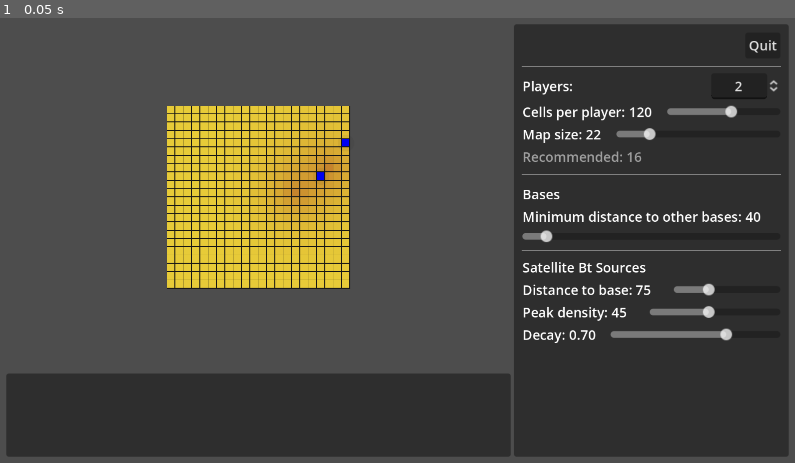
Above: before the commit, frame 1.
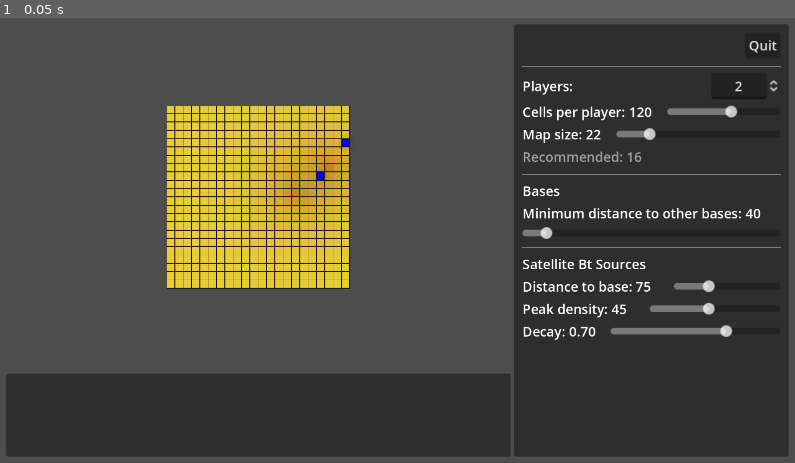
Above: after the commit, the same moment.

Repository: wadcom/kisarra-mapgen
Game: Godot game, scene res://main.tscn
The game is run twice, just before and just after one commit, with the same random seed, the same clock (stepped at 60 frames per second) and the same inputs.
Inputs:
- Up to frame 1 (0.05 s): no input

The runs differ from the first frame. In frame 1, 2.0% of the frame differs, in the area x 65-99%, y 37-74%.

Commit message:
Extract BaseSettings

Diff:
--- /dev/null
+++ b/bases_settings.gd
@@ -0,0 +1,23 @@
+extends VBoxContainer
+
+signal parameters_changed(params: Variant)
+
+
+var _params
+
+
+func set_params(params):
+	_params = params
+	_update_controls()
+
+
+func _on_distance_to_other_bases_slider_value_changed(value):
+	_params.min_dist_to_other_bases = int(value)
+
+	_update_controls()
+	parameters_changed.emit(_params)
+
+
+func _update_controls():
+	%DistanceToOtherBasesLabel.text = str(_params.min_dist_to_other_bases)
+	%DistanceToOtherBasesSlider.value = _params.min_dist_to_other_bases
--- /dev/null
+++ b/bases_settings.tscn
@@ -0,0 +1,37 @@
+[gd_scene load_steps=2 format=3 uid="uid://cmaianmlgg7yw"]
+
+[ext_resource type="Script" path="res://bases_settings.gd" id="1_8abl6"]
+
+[node name="BasesSettings" type="VBoxContainer"]
+custom_minimum_size = Vector2(300, 2.08165e-12)
+script = ExtResource("1_8abl6")
+
+[node name="SectionLabel" type="Label" parent="."]
+layout_mode = 2
+text = "Bases"
+
+[node name="DistanceToOtherBases" type="HBoxContainer" parent="."]
+layout_mode = 2
+
+[node name="Label" type="Label" parent="DistanceToOtherBases"]
+layout_mode = 2
+text = "Minimum distance to other bases:"
+
+[node name="DistanceToOtherBasesLabel" type="Label" parent="DistanceToOtherBases"]
+unique_name_in_owner = true
+custom_minimum_size = Vector2(28, 2.08165e-12)
+layout_mode = 2
+
+[node name="Control" type="Control" parent="DistanceToOtherBases"]
+custom_minimum_size = Vector2(10, 2.08165e-12)
+layout_mode = 2
+
+[node name="DistanceToOtherBasesSlider" type="HSlider" parent="."]
+unique_name_in_owner = true
+layout_mode = 2
+min_value = 20.0
+max_value = 300.0
+value = 20.0
+
+[connection signal="value_changed" from="DistanceToOtherBasesSlider" to="." method="_on_distance_to_other_bases_slider_value_changed"]
+[connection signal="value_changed" from="DistanceToOtherBasesSlider" to="." method="_on_base_distance_to_other_bases_value_changed"]
--- a/side_panel.gd
+++ b/side_panel.gd
@@ -16,11 +16,11 @@
 	%MapSize.value = _params.map_size
 	%PlayersQuantity.value = _params.players_qty
 
-	%BaseDistanceToOtherBasesSlider.value = _params.base_placement.min_dist_to_other_bases
-
 	%SatelliteBtDecaySlider.value = _params.satellite_bt.decay
 	%SatelliteBtDistanceToBaseSlider.value = _params.satellite_bt.distance_to_base
 	%SatelliteBtPeakDensitySlider.value = _params.satellite_bt.peak_density
+
+	%BasesSettings.set_params(_params.base_placement)
 
 	_update_labels()
 
@@ -71,14 +71,18 @@
 	parameters_changed.emit(_params)
 
 
+func _on_bases_settings_parameters_changed(params):
+	_params.base_placement = params
+	_update_labels()
+	parameters_changed.emit(_params)
+
+
 func _update_labels():
 	%CellsPerPlayerLabel.text = str(_params.cells_per_player)
 	%MapSizeLabel.text = str(_params.map_size)
 
 	%RecommendedMapSizeLabel.text = str(ceil(sqrt(_params.players_qty * _params.cells_per_player)))
 
-	%BaseDistanceToOtherBasesLabel.text = str(_params.base_placement.min_dist_to_other_bases)
-
 	%SatelliteBtDecayLabel.text = "%.2f" % [_params.satellite_bt.decay]
 	%SatelliteBtDistanceToBaseLabel.text = str(_params.satellite_bt.distance_to_base)
 	%SatelliteBtPeakDensityLabel.text = str(_params.satellite_bt.peak_density)
--- a/side_panel.tscn
+++ b/side_panel.tscn
@@ -1,6 +1,7 @@
-[gd_scene load_steps=2 format=3 uid="uid://dx3nhpeskgree"]
+[gd_scene load_steps=3 format=3 uid="uid://dx3nhpeskgree"]
 
 [ext_resource type="Script" path="res://side_panel.gd" id="1_5myw4"]
+[ext_resource type="PackedScene" uid="uid://cmaianmlgg7yw" path="res://bases_settings.tscn" id="2_6nc0g"]
 
 [node name="SidePanel" type="VBoxContainer"]
 custom_minimum_size = Vector2(300, 2.08165e-12)
@@ -110,35 +111,9 @@
 layout_mode = 2
 theme_override_constants/separation = 10
 
-[node name="HBoxContainer" type="HBoxContainer" parent="."]
-layout_mode = 2
-
-[node name="BasesSectionLabel" type="Label" parent="."]
-layout_mode = 2
-text = "Bases"
-
-[node name="BasesDistanceToOtherBasesControls" type="HBoxContainer" parent="."]
-layout_mode = 2
-
-[node name="Label" type="Label" parent="BasesDistanceToOtherBasesControls"]
-layout_mode = 2
-text = "Minimum distance to other bases:"
-
-[node name="BaseDistanceToOtherBasesLabel" type="Label" parent="BasesDistanceToOtherBasesControls"]
-unique_name_in_owner = true
-custom_minimum_size = Vector2(28, 2.08165e-12)
-layout_mode = 2
-
-[node name="Control" type="Control" parent="BasesDistanceToOtherBasesControls"]
-custom_minimum_size = Vector2(10, 2.08165e-12)
-layout_mode = 2
-
-[node name="BaseDistanceToOtherBasesSlider" type="HSlider" parent="."]
-unique_name_in_owner = true
-layout_mode = 2
-min_value = 20.0
-max_value = 300.0
-value = 20.0
+[node name="BasesSettings" parent="." instance=ExtResource("2_6nc0g")]
+unique_name_in_owner = true
+layout_mode = 2
 
 [node name="HSeparator3" type="HSeparator" parent="."]
 layout_mode = 2
@@ -225,7 +200,7 @@
 [connection signal="value_changed" from="PlayersQuantityControls/PlayersQuantity" to="." method="_on_players_quantity_value_changed"]
 [connection signal="value_changed" from="CellsPerPlayerControl/CellsPerPlayer" to="." method="_on_cells_per_player_value_changed"]
 [connection signal="value_changed" from="MapSizeControls/Controls/MapSize" to="." method="_on_map_size_value_changed"]
-[connection signal="value_changed" from="BaseDistanceToOtherBasesSlider" to="." method="_on_base_distance_to_other_bases_value_changed"]
+[connection signal="parameters_changed" from="BasesSettings" to="." method="_on_bases_settings_parameters_changed"]
 [connection signal="value_changed" from="SatelliteBtDistanceToBaseControls/SatelliteBtDistanceToBaseSlider" to="." method="_on_satellite_bt_distance_to_base_value_changed"]
 [connection signal="value_changed" from="SatelliteBtPeakDensityControls/SatelliteBtPeakDensitySlider" to="." method="_on_satellite_bt_peak_density_value_changed"]
 [connection signal="value_changed" from="SatelliteBtDecayControls/SatelliteBtDecaySlider" to="." method="_on_satellite_bt_decay_value_changed"]
